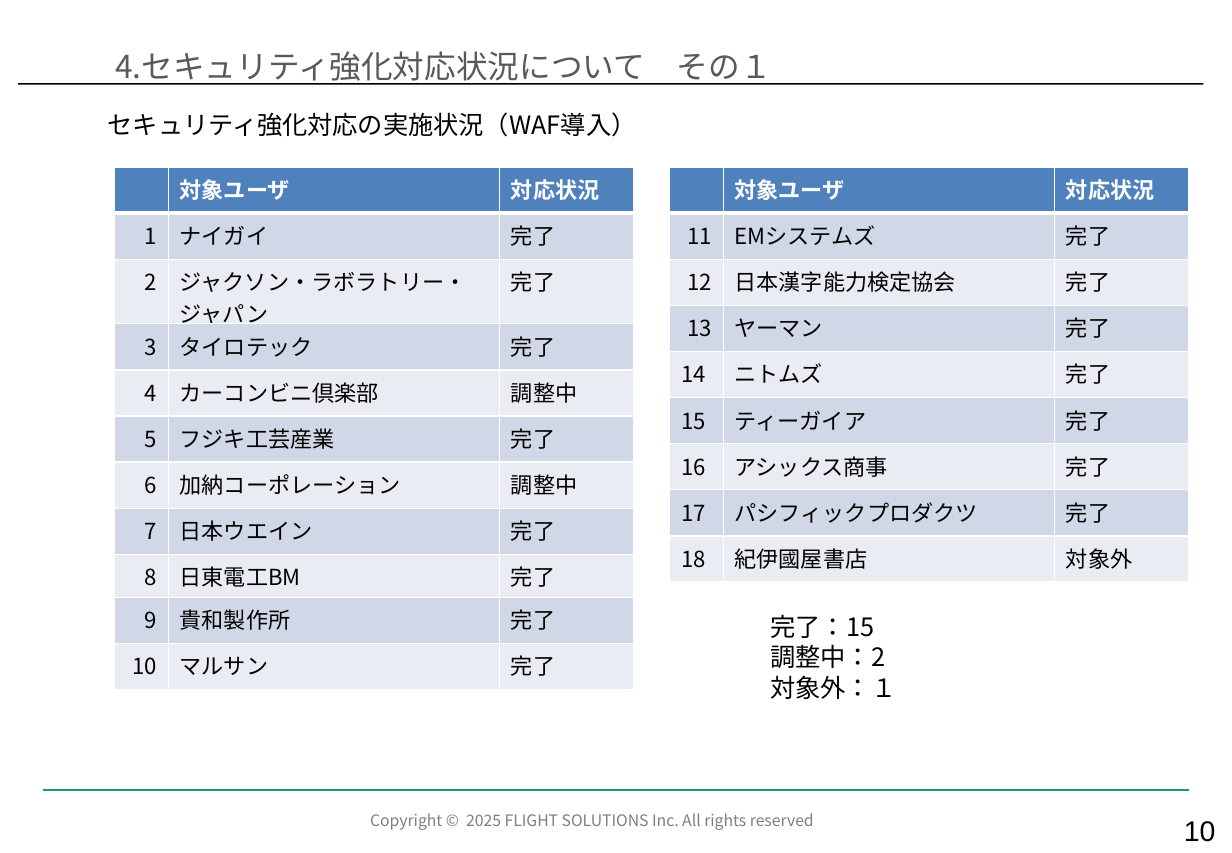
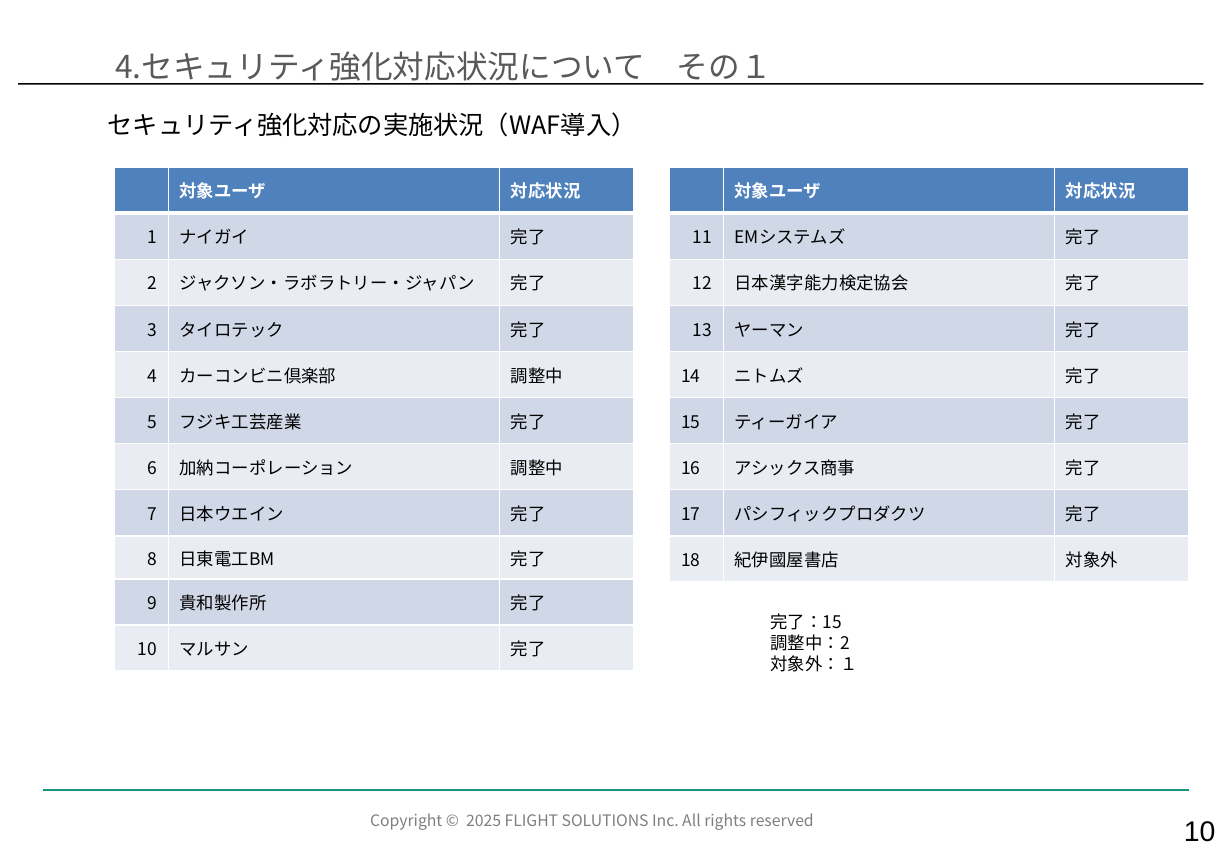
Before and after one commit to kozonoflight/git_tutorial, a slide deck: slide 11 of docs/【EC】ECサービス部_2026年7月度部会_Ver1.1.pptx. Drawn at 1232x853 pixels with LibreOffice and Linux fonts; fonts in the diff are those of the drawing; background and template pictures are left out. Boxes give left, top, right and bottom in pixels: in the first picture for what was removed or moved away, otherwise in the second. Text is boxed around its words. In the diff, an @@ line names an element or a change of style, - is before the commit and + after.

```diff
--- a/docs/【EC】ECサービス部_2026年7月度部会_Ver1.1.pptx
+++ b/docs/【EC】ECサービス部_2026年7月度部会_Ver1.1.pptx
@@ table at bbox=[115, 167, 634, 671] @@
@@ size 14 to 11 pt @@
@@ font Arial to Noto Sans CJK JP in "対象ユーザ", "対応状況" @@
@@ table at bbox=[670, 167, 1189, 582] @@
@@ size 14 to 11 pt @@
@@ font Arial to Noto Sans CJK JP in "対象ユーザ", "対応状況" @@
@@ text "完了：15" at bbox=[770, 613, 857, 672]: size 16 to 11 pt @@
```
Also in this commit, not shown: 10 other slides changed.
